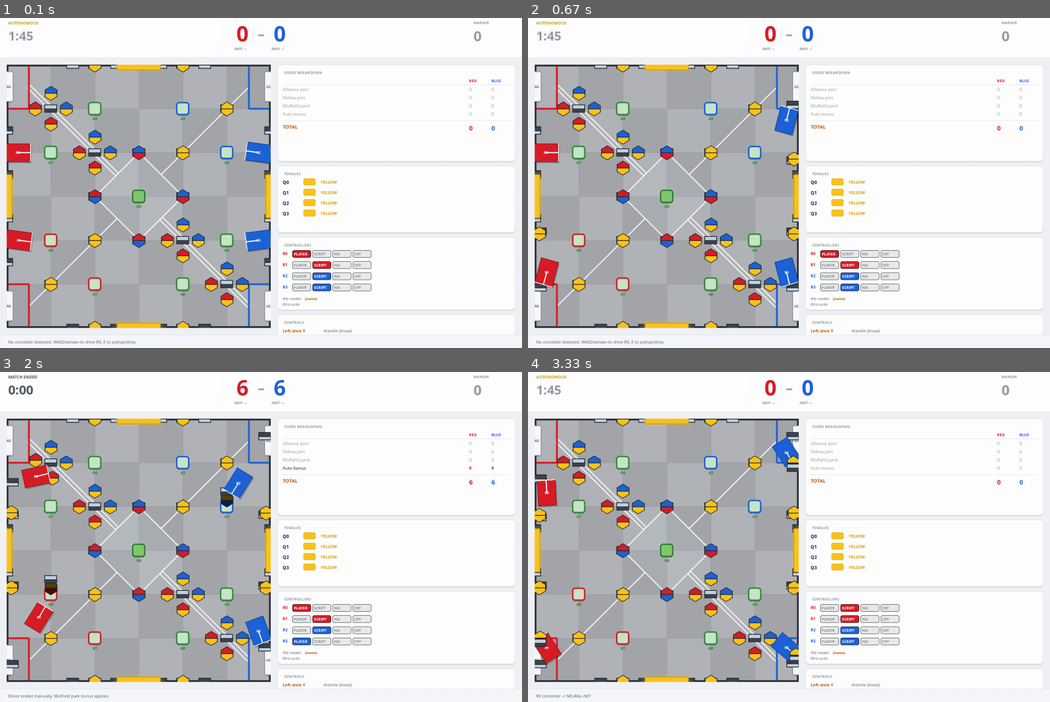
Above: before the commit, frames 1-4 (two rows, left to right).
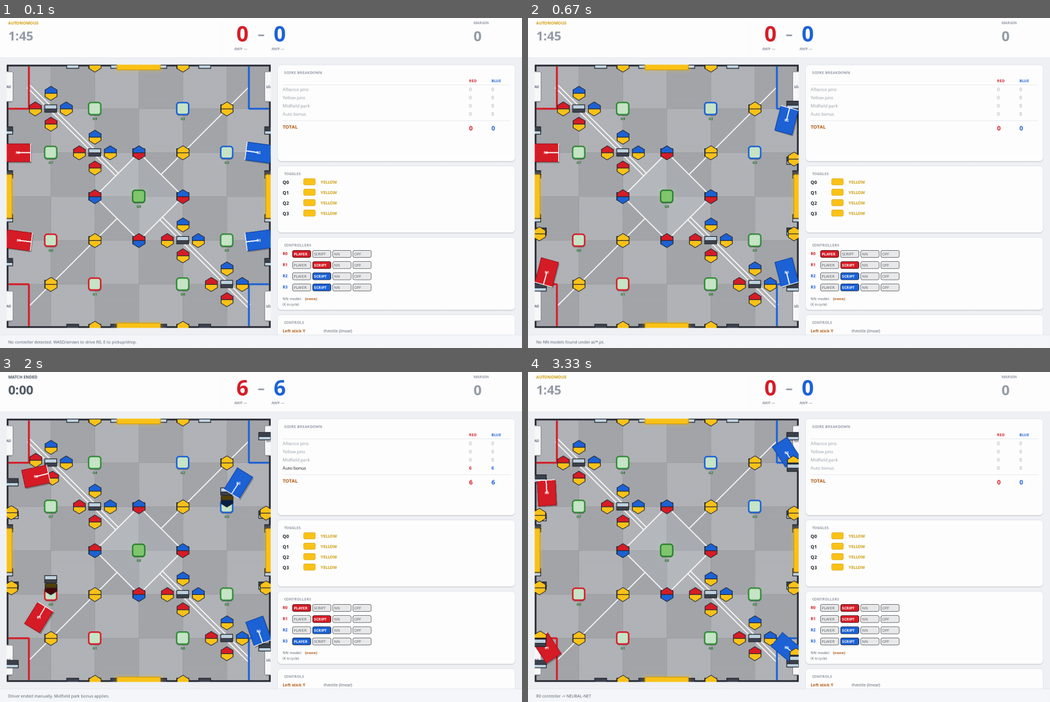
Above: after the commit, the same moments.

Repository: Joboyoyo/vex-override-sim
Game: pygame game, started from render/pygame_view.py
Same seed, same stepped clock (60 frames per second), same inputs: the game is played once before the commit and once after it.
Inputs:
- Up to frame 1 (0.1 s): no input
- Up to frame 2 (0.67 s): tap K at 0.33 s
- Up to frame 3 (2 s): click "PLAYER" at 0.72 s; hold Right 1-1.47 s; hold Up 1.5-1.8 s; tap Space at 1.57, 1.9 s; hold Right from 1.83 s (still down)
- Up to frame 4 (3.33 s): tap Space at 2.2 s; release Right at 2.3 s; click "NN" at 2.38 s; click "SCRIPT" at 2.72 s; click "NN" at 3.05 s

The runs differ from the first frame. In frame 1, less than 0.1% of the frame differs, in the area x 54-58%, y 86-88%; in frame 2, 0.1%, in the area x 2-58%, y 86-99%; in frame 3, less than 0.1%; in frame 4, less than 0.1%.

Commit message:
Move NN model cycle hotkey M -> K (M was already bound to midfield toggle)
The K_m handler at line 1072 owns the midfield-debug toggle for the
hovered robot, so the model-cycle handler added at line 1115 was dead
code — never reached.

Co-Authored-By: Claude Opus 4.7 (1M context) <noreply@anthropic.com>

Diff:
--- a/render/hud.py
+++ b/render/hud.py
@@ -289,7 +289,7 @@
                     color=C.TEXT_SECONDARY, size=11, bold=False)
         _draw_text(surface, nn_model_name, inner.left + 60, y + 2,
                     color=C.TEXT_HIGHLIGHT, size=11, bold=True)
-        _draw_text(surface, "(M to cycle)", inner.left, y + 18,
+        _draw_text(surface, "(K to cycle)", inner.left, y + 18,
                     color=C.TEXT_SECONDARY, size=10, bold=False)
     return hit_zones
 
@@ -310,7 +310,7 @@
     ("B",              "toggle AI bots on/off"),
     ("F",              "AI-vs-AI toggle duel mode (zoomed quadrant)"),
     ("N",              "in duel: swap red bot ↔ neural-network policy"),
-    ("M",              "cycle NN model (ai/*.pt: BC → DAGGER → PPO → …)"),
+    ("K",              "cycle NN model (ai/*.pt: BC → DAGGER → PPO → …)"),
     ("Click goal",     "auto-place: pin → cup → pin → ... (SC2)"),
     ("Right-click",    "remove TOP-of-stack object"),
     ("1-4 / 5-6",      "pin type / cup orientation"),
--- a/render/pygame_view.py
+++ b/render/pygame_view.py
@@ -1112,10 +1112,11 @@
             # Swap red duel bot ↔ neural-network policy (loads ai/toggle_duel_policy.pt)
             self._swap_red_bot_to_nn()
 
-        elif event.key == pygame.K_m:
-            # Cycle to the next NN policy checkpoint in ai/*.pt and reload
+        elif event.key == pygame.K_k:
+            # Cycle to the next NN policy checKpoint in ai/*.pt and reload
             # any active NN bots so improvements between training stages
             # (BC → DAGGER → PPO → self-play → mixed) can be compared live.
+            # (K because M was already taken by the midfield-debug toggle.)
             self._cycle_nn_model()
 
         elif event.key == pygame.K_b:
